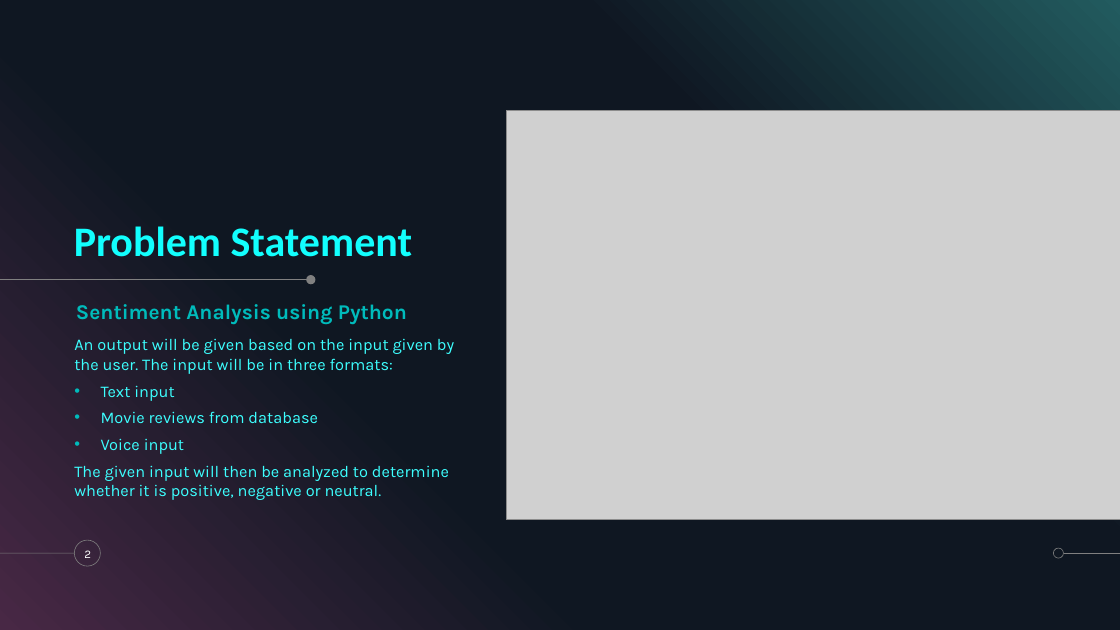
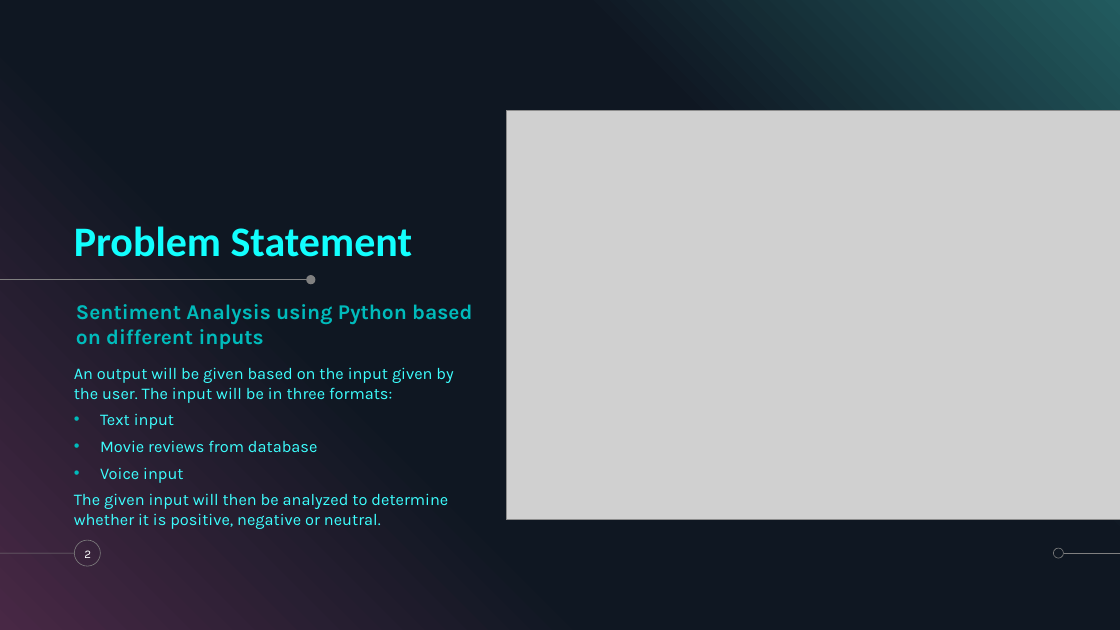
Before and after one commit to krshnknsr21/Sentiment-Analysis, a slide deck: slide 2 of Overview.pptx. Drawn at 1120x630 pixels with LibreOffice and Linux fonts; fonts in the diff are those of the drawing; grey boxes stand for pictures; background and template pictures are left out. Boxes give left, top, right and bottom in pixels: in the first picture for what was removed or moved away, otherwise in the second. Text is boxed around its words. In the diff, an @@ line names an element or a change of style, - is before the commit and + after.

Commit message:
Update ppt

```diff
--- a/Overview.pptx
+++ b/Overview.pptx
@@ text at <box>76,304,472,349</box>: text changed @@
-Sentiment Analysis using Python
+Sentiment Analysis using Python based on different inputs
@@ text "An output will be given ...": place and size @@
-text "An output will be given ..." at <box>74,339,454,500</box>
+text "An output will be given ..." at <box>74,368,453,529</box>
```
Also in this commit, not shown: 1 other slide changed, 1 other file.
